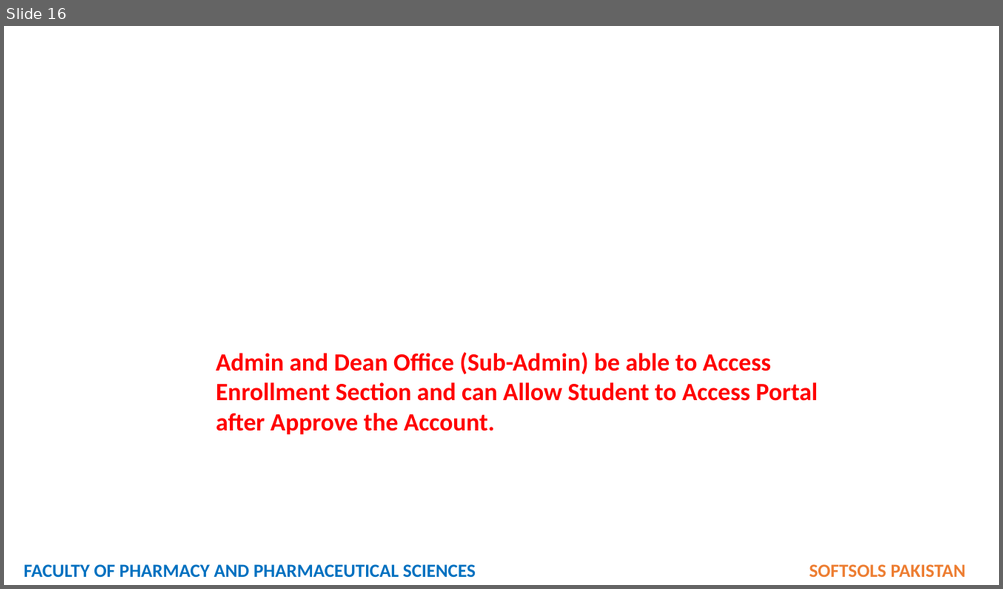
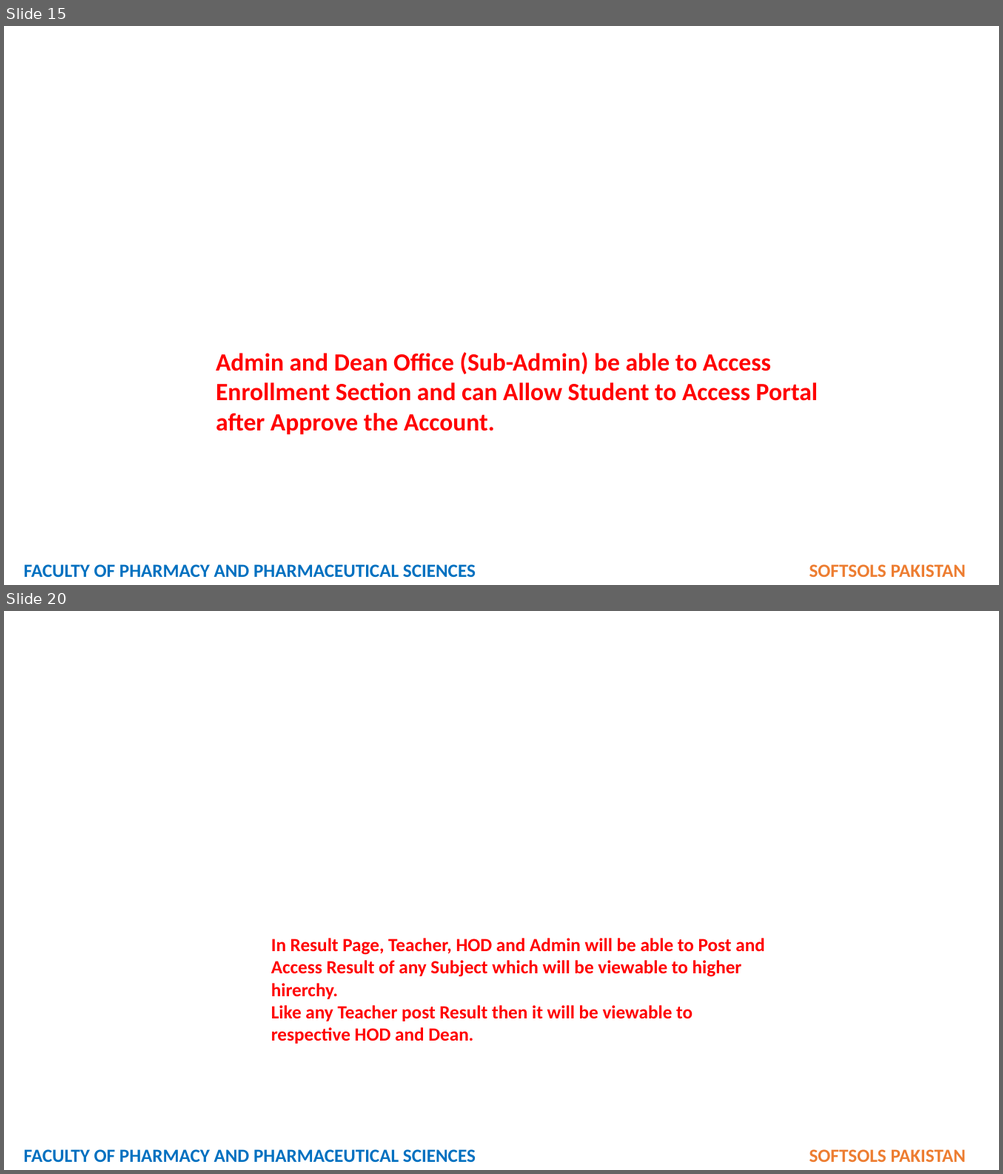
Before and after one commit to softsolspk1/fop, a slide deck: SUPER ADMIN ROLE - DEAN ROLE.pptx. Shown one above the other, each under a label of ours: slide 16 before the commit, slides 15 and 20 after it; the slides between them are not shown. The pictures are 1003x589 and 1003x1174 pixels, drawn with LibreOffice and Linux fonts; fonts in the diff are those of the drawing; background and template pictures are left out. Boxes give left, top, right and bottom in pixels: in the first picture for what was removed or moved away, otherwise in the second. Text is boxed around its words. In the diff, an @@ line names an element or a change of style, - is before the commit and + after.

```diff
--- a/SUPER ADMIN ROLE - DEAN ROLE.pptx
+++ b/SUPER ADMIN ROLE - DEAN ROLE.pptx
@@ slide 20 added at [4,611,999,1170], background picture (left out) @@
@@ text added at [271,938,764,1044], 18 pt, text #FF0000, bold @@
+In Result Page, Teacher, HOD and Admin will be able to Post and Access Result of any Subject which will be viewable to higher hirerchy.
+Like any Teacher post Result then it will be viewable to respective HOD and Dean.
@@ text added at [24,1150,965,1163], 18 pt, text #0070C0, bold @@
+FACULTY OF PHARMACY AND PHARMACEUTICAL SCIENCES SOFTSOLS PAKISTAN
@@ what was slide 16 is now slide 15 @@
```
Also in this commit, not shown: 1 slide changed, 12 other slides added, 9 other files.
